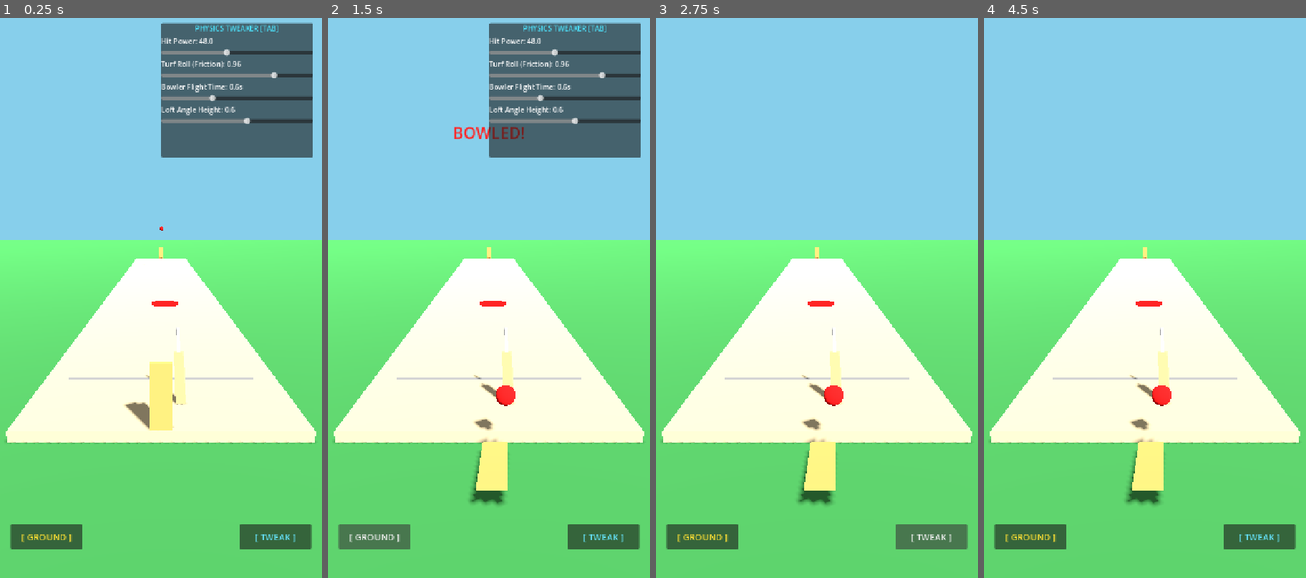
Above: before the commit, frames 1-4 (left to right).
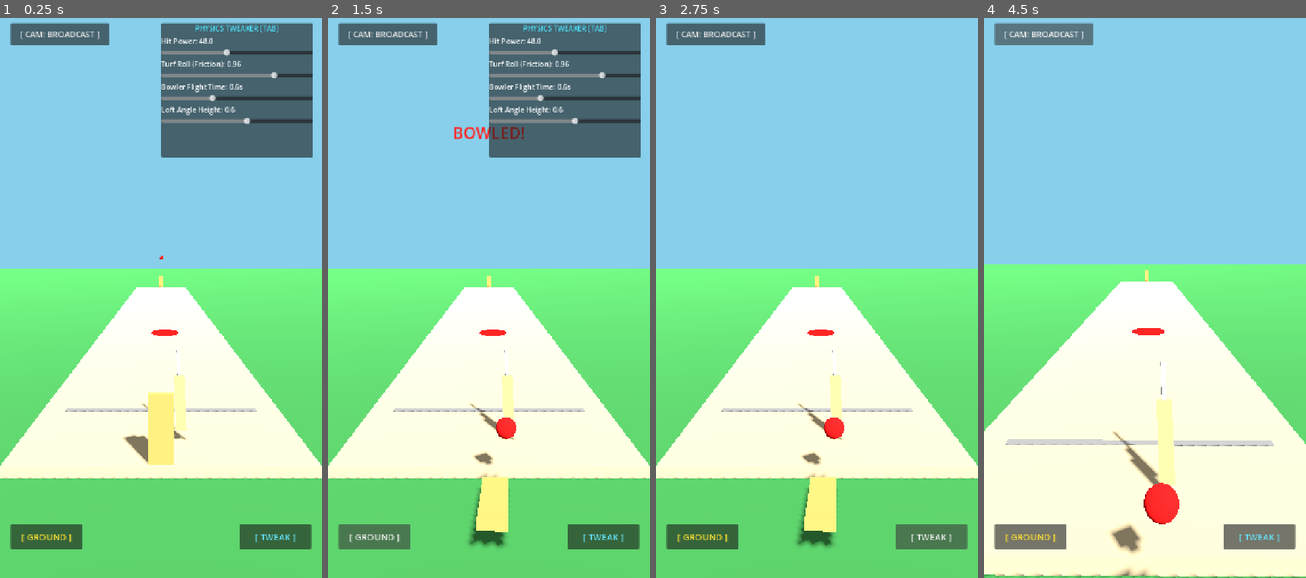
Above: after the commit, the same moments.

Repository: hb718107/FlickSix
Game: Godot game, scene res://main.tscn
Same seed, same stepped clock (60 frames per second), same inputs: the game is played once before the commit and once after it.
Inputs (mouse positions are in pixels of both pictures, inside the frame that each line leads up to):
- Up to frame 1 (0.25 s): no input
- Up to frame 2 (1.5 s): click "[ GROUND ]" at 0.5 s; click "[ LOFT ]" at 1.25 s
- Up to frame 3 (2.75 s): click "[ TWEAK ]" at 2 s
- Up to frame 4 (4.5 s): click (1045, 34) at 2.75 s, where only the run after the commit has a clickable "[ CAM: BROADCAST ]"; click (1045, 34) at 3.5 s, where only the run after the commit has a clickable "[ CAM: SHOULDER ]"; click (1045, 34) at 4.25 s, where only the run after the commit has a clickable "[ CAM: FPS ]"

The runs differ from the first frame. In frame 1, 19% of the frame differs, in the area x 0-100%, y 0-83%; in frame 2, 20%; in frame 3, 20%; in frame 4, 33%, in the area x 0-100%, y 0-100%.

Commit message:
some changes to camera perspective

Diff:
--- a/flick-six/animations/bat_animator.gd
+++ b/flick-six/animations/bat_animator.gd
@@ -1,7 +1,7 @@
 extends Node3D
 
-var default_pos: Vector3 = Vector3(0.20, 0.71, -0.6)
-var default_rot: Vector3 = Vector3(-0.15, -0.25, 0.08)
+var default_pos: Vector3 = Vector3(0.20, 0.78, -0.62)
+var default_rot: Vector3 = Vector3(-0.25, -0.32, 0.12)
 
 var blade: MeshInstance3D
 var handle: MeshInstance3D
@@ -41,14 +41,19 @@
 
 func play_swing(swipe_dir: Vector2) -> void:
 	var tween = create_tween()
-	var swing_angle_y = -swipe_dir.x * 1.5
-	var swing_angle_x = -1.2
-	var target_rot = Vector3(swing_angle_x, swing_angle_y, -0.5)
+	var sweep_x = swipe_dir.x * 0.35
+	var sweep_y = -swipe_dir.y * 0.15
+	var target_pos = default_pos + Vector3(sweep_x, sweep_y + 0.12, -0.40)
+
+	var rot_y = -swipe_dir.x * 1.8
+	var rot_x = -0.9 + (swipe_dir.y * 0.4)
+	var rot_z = -0.5
+	var target_rot = Vector3(rot_x, rot_y, rot_z)
 
 	tween.set_parallel(true)
-	tween.tween_property(self, "rotation", target_rot, 0.12).set_trans(Tween.TRANS_QUAD).set_ease(Tween.EASE_OUT)
-	tween.tween_property(self, "position", default_pos + Vector3(swipe_dir.x * 0.15, 0.08, -0.25), 0.12)
+	tween.tween_property(self, "rotation", target_rot, 0.13).set_trans(Tween.TRANS_QUAD).set_ease(Tween.EASE_OUT)
+	tween.tween_property(self, "position", target_pos, 0.13).set_trans(Tween.TRANS_QUAD).set_ease(Tween.EASE_OUT)
 
-	tween.chain().tween_interval(0.1)
+	tween.chain().tween_interval(0.12)
 	tween.tween_property(self, "rotation", default_rot, 0.28).set_trans(Tween.TRANS_CUBIC).set_ease(Tween.EASE_IN_OUT)
-	tween.parallel().tween_property(self, "position", default_pos, 0.28)
+	tween.parallel().tween_property(self, "position", default_pos, 0.28).set_trans(Tween.TRANS_CUBIC).set_ease(Tween.EASE_IN_OUT)
--- /dev/null
+++ b/flick-six/camera_adjustments/camera_controller.gd
@@ -0,0 +1,81 @@
+extends Node
+
+enum CameraMode { BROADCAST, OVER_SHOULDER, FPS }
+
+var camera: Camera3D
+var current_mode: CameraMode = CameraMode.BROADCAST
+
+var base_pos: Vector3
+var base_quat: Quaternion
+var target_pos: Vector3
+var target_quat: Quaternion
+
+func setup(cam: Camera3D) -> void:
+	camera = cam
+	apply_mode(current_mode)
+	camera.global_position = base_pos
+	camera.quaternion = base_quat
+
+func apply_mode(mode: CameraMode) -> void:
+	current_mode = mode
+	var look_target: Vector3
+
+	match current_mode:
+		CameraMode.BROADCAST:
+			base_pos = Vector3(0.0, 2.1, 3.4)
+			look_target = Vector3(0.0, 0.8, -10.0)
+		CameraMode.OVER_SHOULDER:
+			base_pos = Vector3(0.55, 1.85, 2.4)
+			look_target = Vector3(0.0, 0.7, -10.0)
+		CameraMode.FPS:
+			base_pos = Vector3(0.20, 1.48, -0.22)
+			look_target = Vector3(0.04, 0.52, -8.0)
+
+	target_pos = base_pos
+	if camera:
+		var temp_xform = Transform3D().looking_at(look_target - base_pos, Vector3.UP)
+		base_quat = temp_xform.basis.get_rotation_quaternion()
+		target_quat = base_quat
+
+func cycle_mode() -> String:
+	var next_mode = (int(current_mode) + 1) % 3
+	apply_mode(next_mode as CameraMode)
+	return get_mode_name()
+
+func get_mode_name() -> String:
+	match current_mode:
+		CameraMode.BROADCAST:
+			return "BROADCAST"
+		CameraMode.OVER_SHOULDER:
+			return "SHOULDER"
+		CameraMode.FPS:
+			return "FPS"
+	return "UNKNOWN"
+
+func reset() -> void:
+	target_pos = base_pos
+	target_quat = base_quat
+
+func trigger_shot_pan(shot_dir: Vector3) -> void:
+	var pan_pos: Vector3
+	var look_target: Vector3
+
+	match current_mode:
+		CameraMode.BROADCAST:
+			pan_pos = Vector3(0.0, 2.65, 3.4)
+			look_target = pan_pos + Vector3(shot_dir.x, shot_dir.y * 0.4, shot_dir.z) * 10.0
+		CameraMode.OVER_SHOULDER:
+			pan_pos = Vector3(0.55, 2.3, 2.4)
+			look_target = pan_pos + Vector3(shot_dir.x, shot_dir.y * 0.4, shot_dir.z) * 10.0
+		CameraMode.FPS:
+			pan_pos = base_pos
+			look_target = pan_pos + Vector3(shot_dir.x, shot_dir.y * 0.4, shot_dir.z) * 10.0
+
+	target_pos = pan_pos
+	var look_transform = camera.global_transform.looking_at(look_target, Vector3.UP)
+	target_quat = look_transform.basis.get_rotation_quaternion()
+
+func update_camera(delta: float) -> void:
+	if camera:
+		camera.global_position = camera.global_position.lerp(target_pos, delta * 5.0)
+		camera.quaternion = camera.quaternion.slerp(target_quat, delta * 5.0)
--- a/flick-six/indicators.gd
+++ b/flick-six/indicators.gd
@@ -2,9 +2,11 @@
 
 signal loft_toggled(is_lofted: bool)
 signal physics_changed(power: float, friction: float, pace: float, loft: float)
+signal camera_cycle_requested
 
 var toggle_btn: Button
 var tweak_btn: Button
+var cam_btn: Button
 var tweak_panel: PanelContainer
 var feedback_lbl: Label
 var feedback_timer: float = 0.0
@@ -28,6 +30,7 @@
 	toggle_btn.text = "[ GROUND ]"
 	toggle_btn.position = Vector2(24, 1160)
 	toggle_btn.size = Vector2(160, 56)
+	toggle_btn.focus_mode = Control.FOCUS_NONE
 	toggle_btn.add_theme_font_size_override("font_size", 20)
 	toggle_btn.add_theme_color_override("font_color", Color(1.0, 0.88, 0.2))
 	toggle_btn.pressed.connect(_on_toggle_pressed)
@@ -37,10 +40,21 @@
 	tweak_btn.text = "[ TWEAK ]"
 	tweak_btn.position = Vector2(536, 1160)
 	tweak_btn.size = Vector2(160, 56)
+	tweak_btn.focus_mode = Control.FOCUS_NONE
 	tweak_btn.add_theme_font_size_override("font_size", 20)
 	tweak_btn.add_theme_color_override("font_color", Color(0.4, 0.9, 1.0))
 	tweak_btn.pressed.connect(toggle_tweak_panel)
 	add_child(tweak_btn)
+
+	cam_btn = Button.new()
+	cam_btn.text = "[ CAM: BROADCAST ]"
+	cam_btn.position = Vector2(24, 40)
+	cam_btn.size = Vector2(220, 50)
+	cam_btn.focus_mode = Control.FOCUS_NONE
+	cam_btn.add_theme_font_size_override("font_size", 18)
+	cam_btn.add_theme_color_override("font_color", Color(0.9, 0.9, 0.9))
+	cam_btn.pressed.connect(func(): camera_cycle_requested.emit())
+	add_child(cam_btn)
 
 	feedback_lbl = Label.new()
 	feedback_lbl.text = ""
@@ -76,6 +90,7 @@
 	power_slider.max_value = 85.0
 	power_slider.step = 1.0
 	power_slider.value = current_power
+	power_slider.focus_mode = Control.FOCUS_NONE
 	power_slider.value_changed.connect(func(val):
 		current_power = val
 		power_lbl.text = "Hit Power: " + str(snapped(val, 0.1))
@@ -91,6 +106,7 @@
 	friction_slider.max_value = 0.995
 	friction_slider.step = 0.005
 	friction_slider.value = current_friction
+	friction_slider.focus_mode = Control.FOCUS_NONE
 	friction_slider.value_changed.connect(func(val):
 		current_friction = val
 		friction_lbl.text = "Turf Roll (Friction): " + str(snapped(val, 0.005))
@@ -106,6 +122,7 @@
 	pace_slider.max_value = 1.10
 	pace_slider.step = 0.05
 	pace_slider.value = current_pace
+	pace_slider.focus_mode = Control.FOCUS_NONE
 	pace_slider.value_changed.connect(func(val):
 		current_pace = val
 		pace_lbl.text = "Bowler Flight Time: " + str(snapped(val, 0.05)) + "s"
@@ -121,6 +138,7 @@
 	loft_slider.max_value = 0.9
 	loft_slider.step = 0.05
 	loft_slider.value = current_loft
+	loft_slider.focus_mode = Control.FOCUS_NONE
 	loft_slider.value_changed.connect(func(val):
 		current_loft = val
 		loft_lbl.text = "Loft Angle Height: " + str(snapped(val, 0.05))
@@ -149,6 +167,10 @@
 	feedback_lbl.add_theme_color_override("font_color", col)
 	feedback_timer = 1.4
 
+func update_cam_label(cam_name: String) -> void:
+	if cam_btn:
+		cam_btn.text = "[ CAM: " + cam_name + " ]"
+
 func _process(delta: float) -> void:
 	if feedback_timer > 0.0:
 		feedback_timer -= delta
--- a/flick-six/main.gd
+++ b/flick-six/main.gd
@@ -43,7 +43,7 @@
 	launch_ball()
 
 func setup_subsystems() -> void:
-	var cam_script = load("res://animations/camera_animator.gd")
+	var cam_script = load("res://camera_adjustments/camera_controller.gd")
 	cam_anim = cam_script.new()
 	cam_anim.setup(camera)
 	add_child(cam_anim)
@@ -55,6 +55,7 @@
 	var ind_script = load("res://indicators.gd")
 	indicators = ind_script.new()
 	indicators.loft_toggled.connect(func(lofted): is_lofted = lofted)
+	indicators.camera_cycle_requested.connect(cycle_camera)
 	indicators.physics_changed.connect(func(power, friction, pace, loft):
 		hit_power = power
 		grass_friction = friction
@@ -186,6 +187,10 @@
 func _unhandled_input(event: InputEvent) -> void:
 	if event.is_action_pressed("ui_accept"):
 		launch_ball()
+		return
+
+	if event is InputEventKey and event.pressed and not event.echo and event.keycode == KEY_C:
+		cycle_camera()
 		return
 
 	if event.is_action_pressed("ui_focus_next"):
@@ -258,3 +263,8 @@
 	var shot_dir = Vector3(shot_x, shot_y, shot_z).normalized()
 	ball_vel = shot_dir * speed
 	cam_anim.trigger_shot_pan(shot_dir)
+
+func cycle_camera() -> void:
+	if cam_anim and indicators:
+		var mode_name = cam_anim.cycle_mode()
+		indicators.update_cam_label(mode_name)
